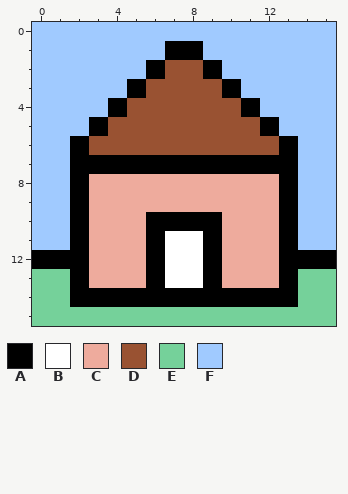
Pixel-art sprite, stored at Assets/Resources/Sprites/Graphics/5.png. The picture above is the old version.
The file is 16x16 pixels. Colours within 5 levels of each other are drawn and written as one.
Palette (. is transparent): A #000000  B #ffffff  C #eeab9d  D #995232  E #75d19a  F #a0caff
Pixels before, first column x 0:
 0 FFFFFFFFFFFFFFFF
 1 FFFFFFFAAFFFFFFF
 2 FFFFFFADDAFFFFFF
 3 FFFFFADDDDAFFFFF
 4 FFFFADDDDDDAFFFF
 5 FFFADDDDDDDDAFFF
 6 FFADDDDDDDDDDAFF
 7 FFAAAAAAAAAAAAFF
 8 FFACCCCCCCCCCAFF
 9 FFACCCCCCCCCCAFF
10 FFACCCAAAACCCAFF
11 FFACCCABBACCCAFF
12 AAACCCABBACCCAAA
13 EEACCCABBACCCAEE
14 EEAAAAAAAAAAAAEE
15 EEEEEEEEEEEEEEEE
And afterwards:
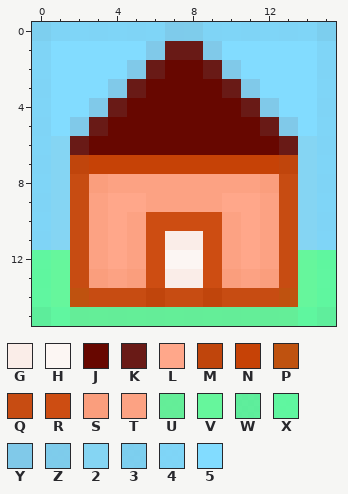
Colours new in this view: G #faede8  H #fcf6f3  J #670700  K #691a16  L #ffa78a  M #c0450c  N #c64206  P #bf520f  Q #c74c12  R #cd4d12  S #fa9e7d  T #fca283  U #66f69cf3  V #66f69c  W #61ffa4e8  X #61ffa4f3  Y #80c9e9  Z #81d2f3f3  2 #85d5f3  3 #82dcffe8  4 #82dcfff3  5 #82dcff
What changed:
Changed rows in their new state; - is an unchanged pixel.
first column x 0:
 0 3444444ZZ4444443
 1 455555YKKY555554
 2 45555YKJJKY55554
 3 4555YKJJJJKY5554
 4 455YKJJJJJJKY554
 5 45YKJJJJJJJJKY54
 6 42KJJJJJJJJJJK24
 7 42MNNNNNNNNNNM24
 8 42QSTTTTTTTTSQ24
 9 42QTLLTTTTLLTQ24
10 42QTLTRRRRTLTQ24
11 42QTLTRGGRTLTQ24
12 XVQTLTRHHRTLTQVX
13 XVQSTSRGGRSTSQVX
14 XVPQQQMQQMQQQPVX
15 WXUUUUUUUUUUUUXW
Pixel boxes of the changes (left, top, right, bottom) in both pictures:
changed: (32, 22, 336, 326)
